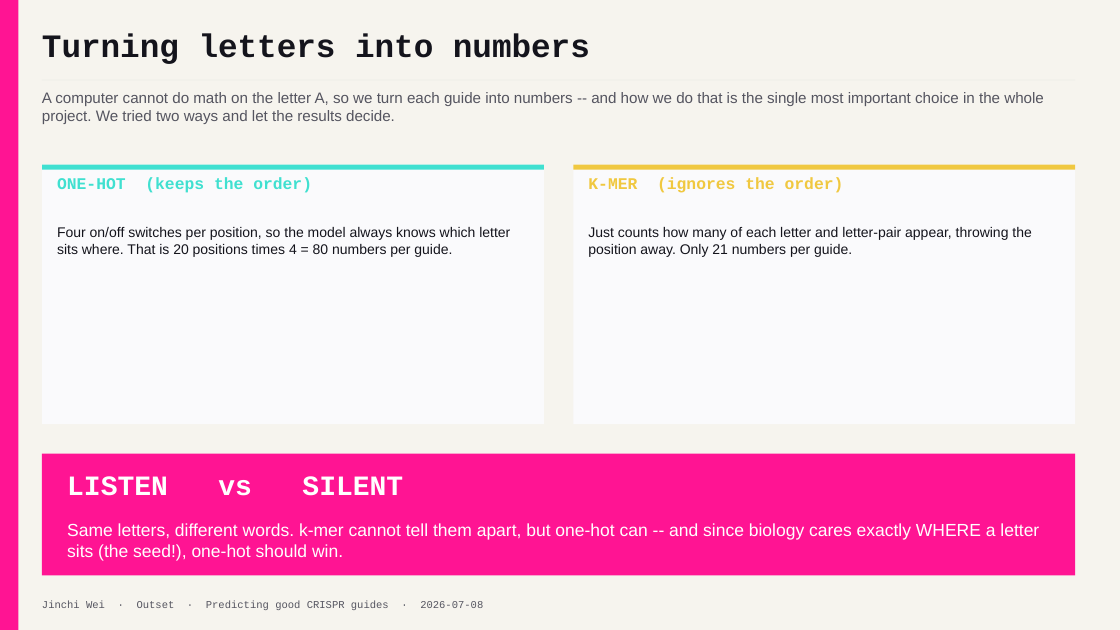
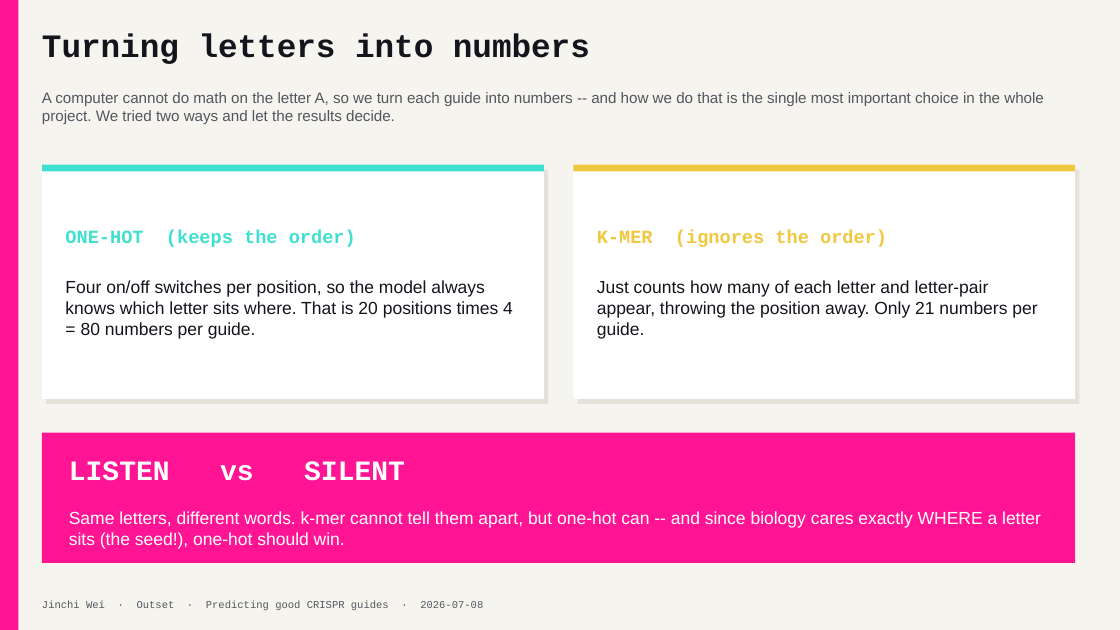
Before and after one commit to jinchiwei/outset-ai-healthcare, a slide deck: slide 8 of solutions/g1_crispr/slides/g1_crispr.pptx. Drawn at 1120x630 pixels with LibreOffice and Linux fonts; fonts in the diff are those of the drawing. Boxes give left, top, right and bottom in pixels: in the first picture for what was removed or moved away, otherwise in the second. Text is boxed around its words. In the diff, an @@ line names an element or a change of style, - is before the commit and + after.

```diff
--- a/solutions/g1_crispr/slides/g1_crispr.pptx
+++ b/solutions/g1_crispr/slides/g1_crispr.pptx
@@ rectangle added at (42,165,544,399), fill #FFFFFF @@
@@ rectangle: place and size @@
-rectangle at (42,165,544,424)
+rectangle at (46,170,548,404)
@@ rectangle at (46,170,548,404): fill #FAFAFC to #E4E1D9 @@
@@ rectangle added at (574,165,1075,399), fill #FFFFFF @@
@@ rectangle at (578,170,1080,404): fill #FAFAFC to #E4E1D9 @@
@@ rectangle: place and size @@
-rectangle at (574,165,1075,424)
+rectangle at (578,170,1080,404)
@@ text "ONE-HOT (keeps the order)": place and size @@
-text "ONE-HOT (keeps the order)" at (57,177,312,193)
+text "ONE-HOT (keeps the order)" at (65,230,356,247)
@@ text "ONE-HOT (keeps the order)" at (65,230,356,247): size 14 to 16 pt @@
@@ text "K-MER (ignores the order)" at (597,230,887,247): size 14 to 16 pt @@
@@ text "K-MER (ignores the order)": place and size @@
-text "K-MER (ignores the order)" at (588,177,844,193)
+text "K-MER (ignores the order)" at (597,230,887,247)
@@ text "Four on/off switches per position, ...": place and size @@
-text "Four on/off switches per position, ..." at (57,227,510,257)
+text "Four on/off switches per position, ..." at (65,280,513,339)
@@ text "Four on/off switches per position, ..." at (65,280,513,339): size 12 to 15 pt @@
@@ text "Just counts how many of ..." at (597,280,1037,339): size 12 to 15 pt @@
@@ text "Just counts how many of ...": place and size @@
-text "Just counts how many of ..." at (588,227,1031,257)
+text "Just counts how many of ..." at (597,280,1037,339)
@@ rectangle: place and size @@
-rectangle at (42,454,1075,576)
+rectangle at (42,433,1075,563)
@@ text "LISTEN vs SILENT": place and size @@
-text "LISTEN vs SILENT" at (67,476,403,496)
+text "LISTEN vs SILENT" at (69,461,405,481)
@@ text "Same letters, different words. k-mer ...": place and size @@
-text "Same letters, different words. k-mer ..." at (67,523,1039,561)
+text "Same letters, different words. k-mer ..." at (69,511,1041,549)
```
Also in this commit, not shown: 6 other slides changed, 3 other files.
